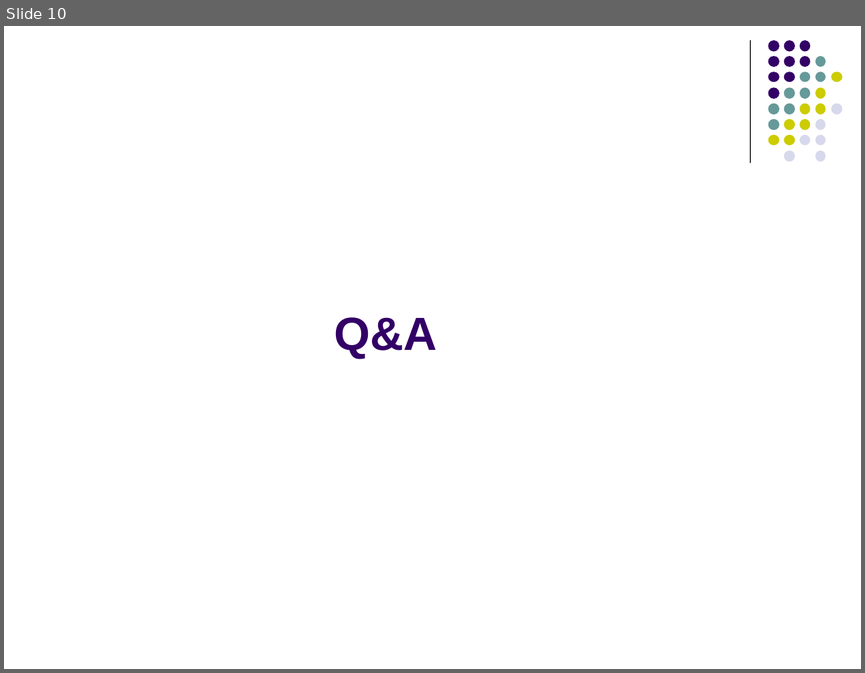
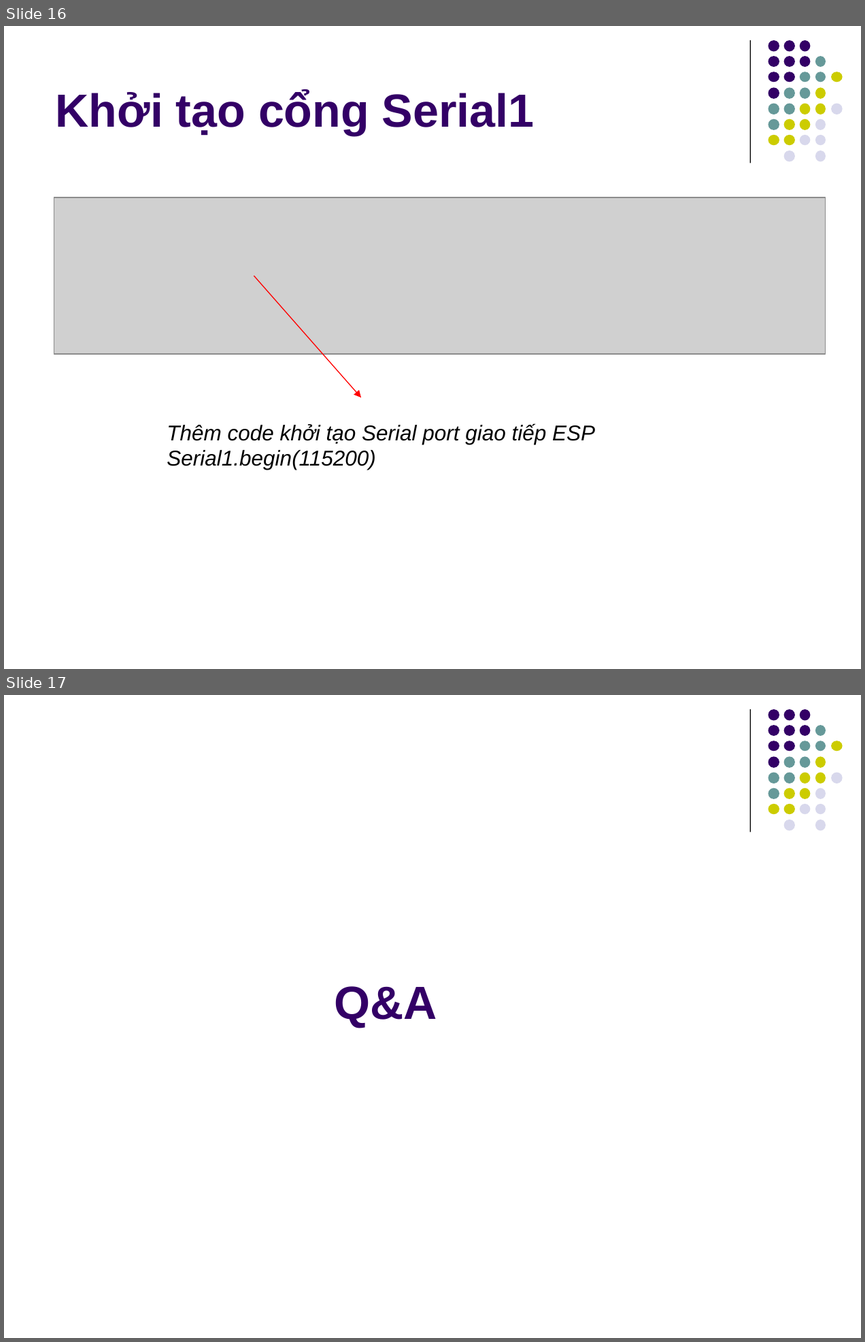
Before and after one commit to kmtekvn/hi-tech, a slide deck: 01.slides/Buoi 2 - ESP8266 Basic/02 - Giao tiếp ESP8266.ppt. Shown one above the other, each under a label of ours: slide 10 before the commit, slides 16 and 17 after it. The pictures are 865x673 and 865x1342 pixels, drawn with LibreOffice and Linux fonts; fonts in the diff are those of the drawing; grey boxes stand for pictures. Boxes give left, top, right and bottom in pixels: in the first picture for what was removed or moved away, otherwise in the second. Text is boxed around its words. In the diff, an @@ line names an element or a change of style, - is before the commit and + after.

```diff
--- a/01.slides/Buoi 2 - ESP8266 Basic/02 - Giao tiếp ESP8266.ppt
+++ b/01.slides/Buoi 2 - ESP8266 Basic/02 - Giao tiếp ESP8266.ppt
@@ slide 16 added at (4,26,861,669), background #FFFFFF; not listed: 32 template elements that a slide beside it also shows @@
@@ title added at (56,89,534,135), 39 pt, text #330066, bold @@
+Khởi tạo cổng Serial1
@@ picture added at (54,197,825,354) @@
@@ arrow added from (254, 276) to (361, 397), #FF0000 0.74 pt @@
@@ text added at (167,423,595,469), 18 pt, text #000000, italic @@
+Thêm code khởi tạo Serial port giao tiếp ESP
+Serial1.begin(115200)
@@ what was slide 10 is now slide 17 @@
```
Also in this commit, not shown: 2 slides changed, 12 other slides added, 6 slides removed, 3 other files.
